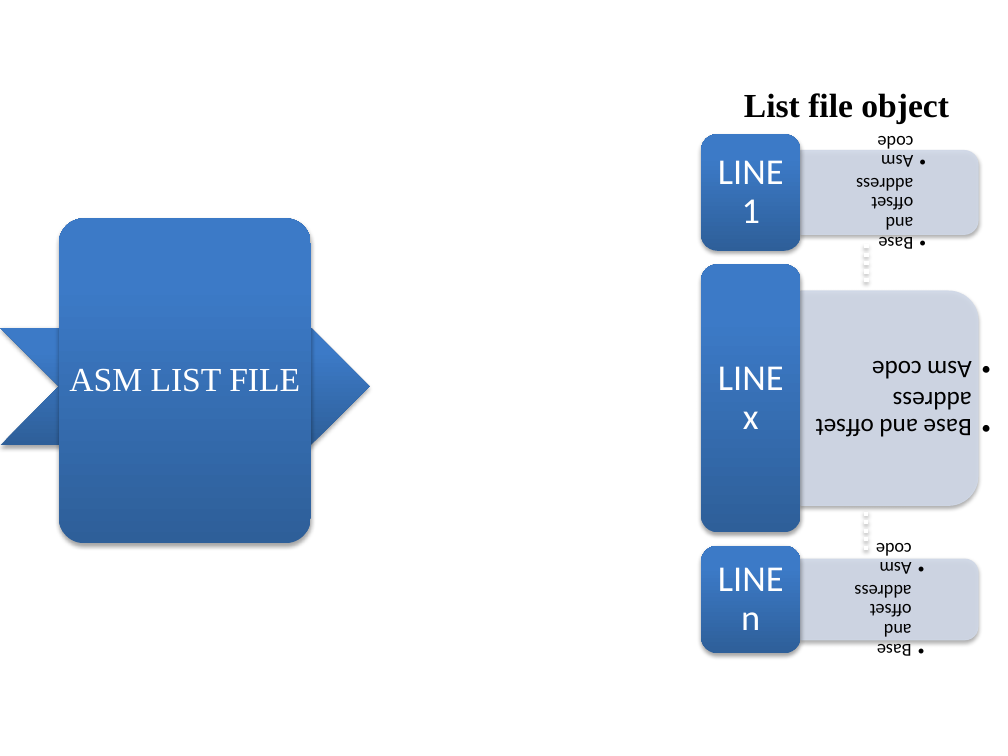
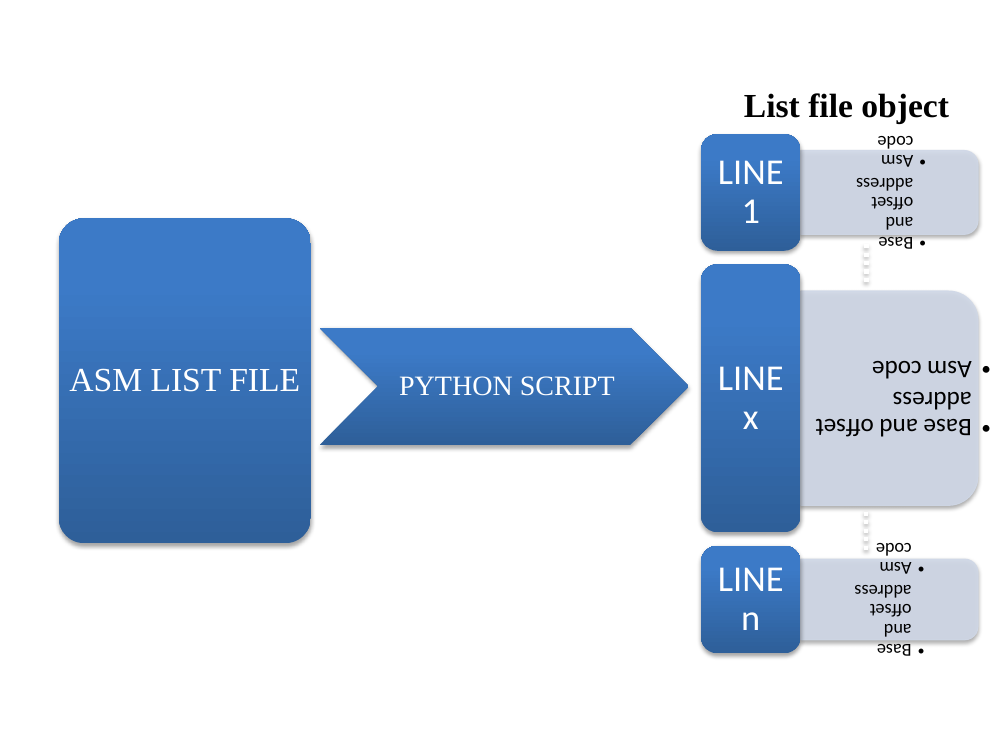
Before and after one commit to miramohan/thesis_first, a slide deck: slide 5 of pptFigures.pptx (slide 4 before the commit). Drawn at 1008x756 pixels with LibreOffice and Linux fonts; fonts in the diff are those of the drawing. Boxes give left, top, right and bottom in pixels: in the first picture for what was removed or moved away, otherwise in the second. Text is boxed around its words. In the diff, an @@ line names an element or a change of style, - is before the commit and + after.

```diff
--- a/pptFigures.pptx
+++ b/pptFigures.pptx
@@ text "PYTHON SCRIPT": place and size @@
-text "PYTHON SCRIPT" at bbox=[80, 374, 296, 392]
+text "PYTHON SCRIPT" at bbox=[399, 376, 615, 396]
@@ chevron: place and size @@
-chevron at bbox=[0, 328, 369, 446]
+chevron at bbox=[320, 328, 688, 446]
```
Also in this commit, not shown: 1 other slide changed, 1 slide added.
